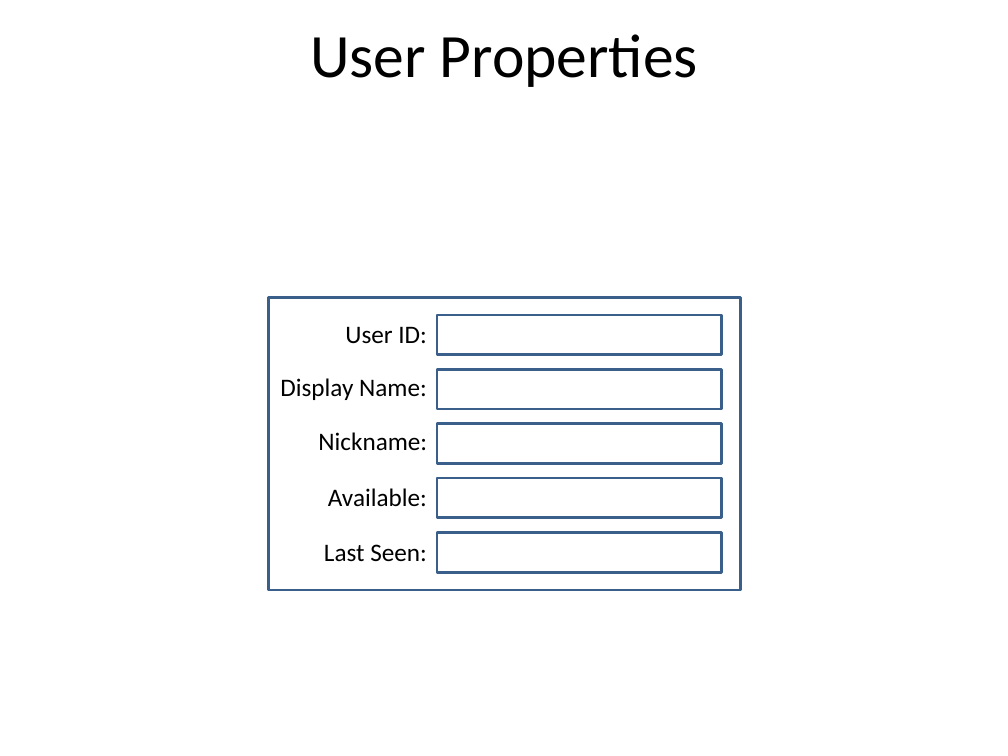
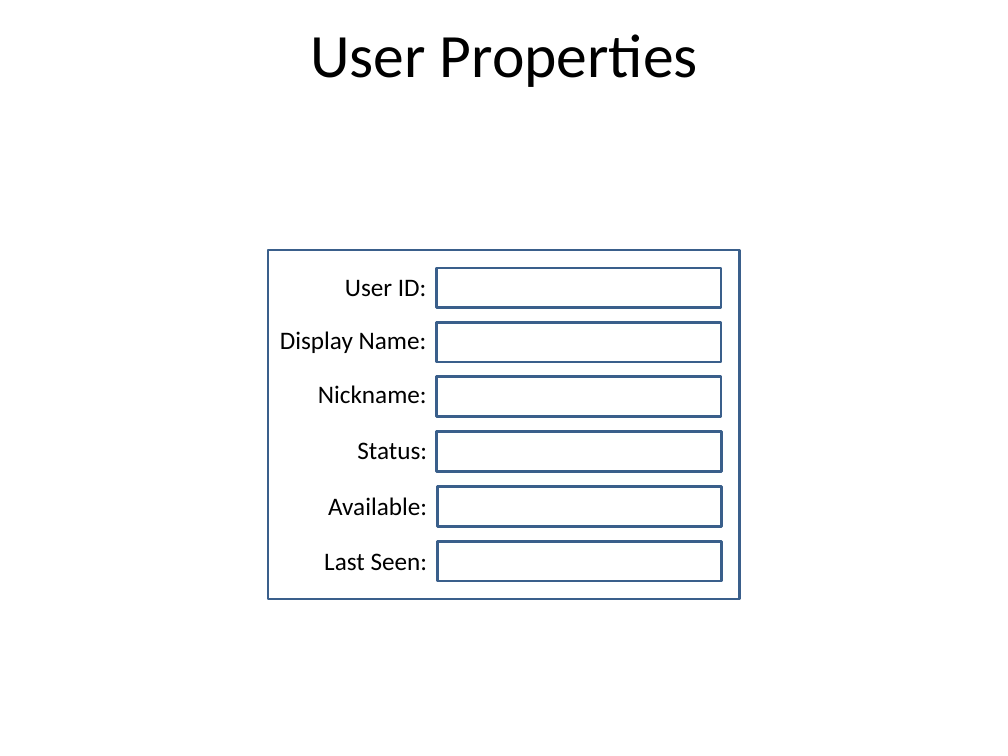
Before and after one commit to joesgordon/gordoza-code, a slide deck: slide 3 of java/Chatterbox/docs/ChatterboxUI.pptx. Drawn at 1008x756 pixels with LibreOffice and Linux fonts; fonts in the diff are those of the drawing. Boxes give left, top, right and bottom in pixels: in the first picture for what was removed or moved away, otherwise in the second. Text is boxed around its words. In the diff, an @@ line names an element or a change of style, - is before the commit and + after.

```diff
--- a/java/Chatterbox/docs/ChatterboxUI.pptx
+++ b/java/Chatterbox/docs/ChatterboxUI.pptx
@@ rectangle: place and size @@
-rectangle at (268, 297, 740, 591)
+rectangle at (268, 250, 740, 599)
@@ 3 texts, 3 rectangles: place and size @@
-3 texts, 3 rectangles at (280, 314, 722, 464)
+3 texts, 3 rectangles at (280, 268, 721, 416)
@@ text added at (357, 442, 427, 460), 18 pt, text #000000 @@
+Status:
@@ rectangle added at (436, 431, 721, 472), fill #FFFFFF, outline #3A5F8C 2 pt @@
@@ 2 texts, 2 rectangles: place and size @@
-2 texts, 2 rectangles at (324, 478, 721, 573)
+2 texts, 2 rectangles at (324, 487, 722, 582)
```
